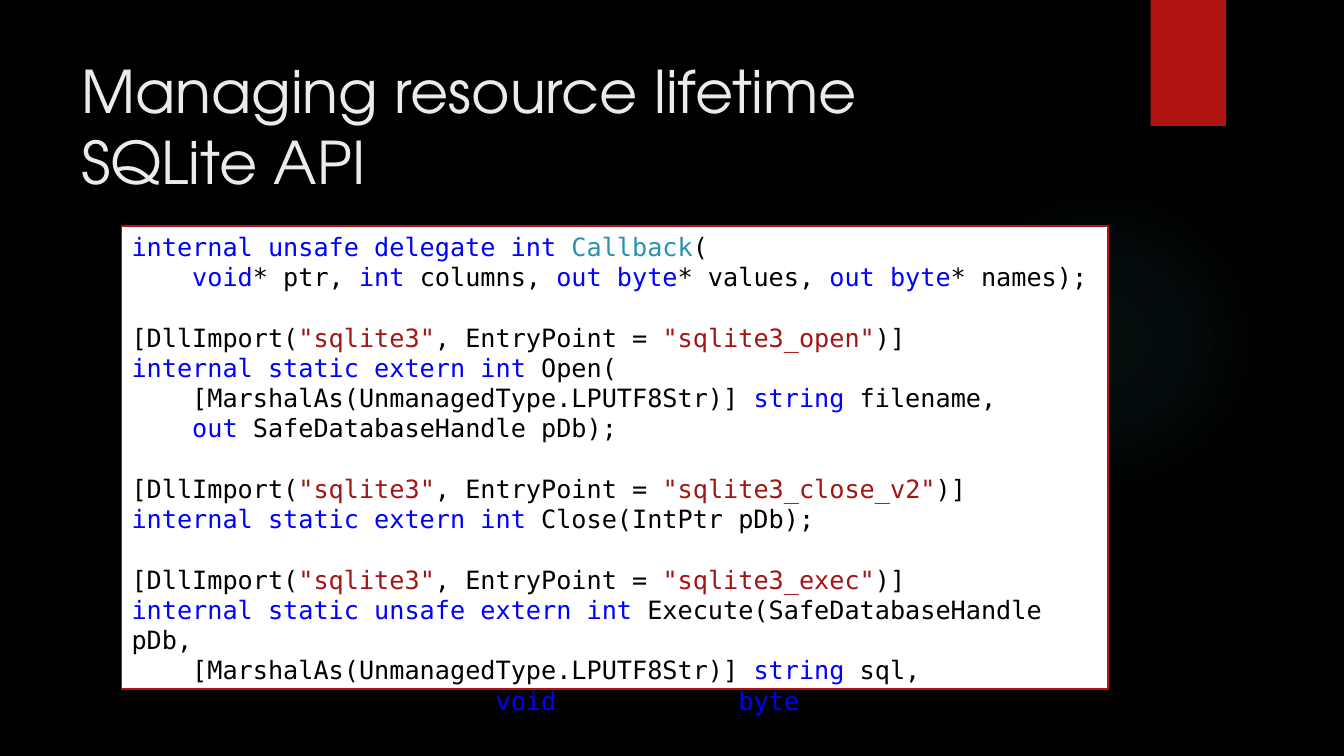
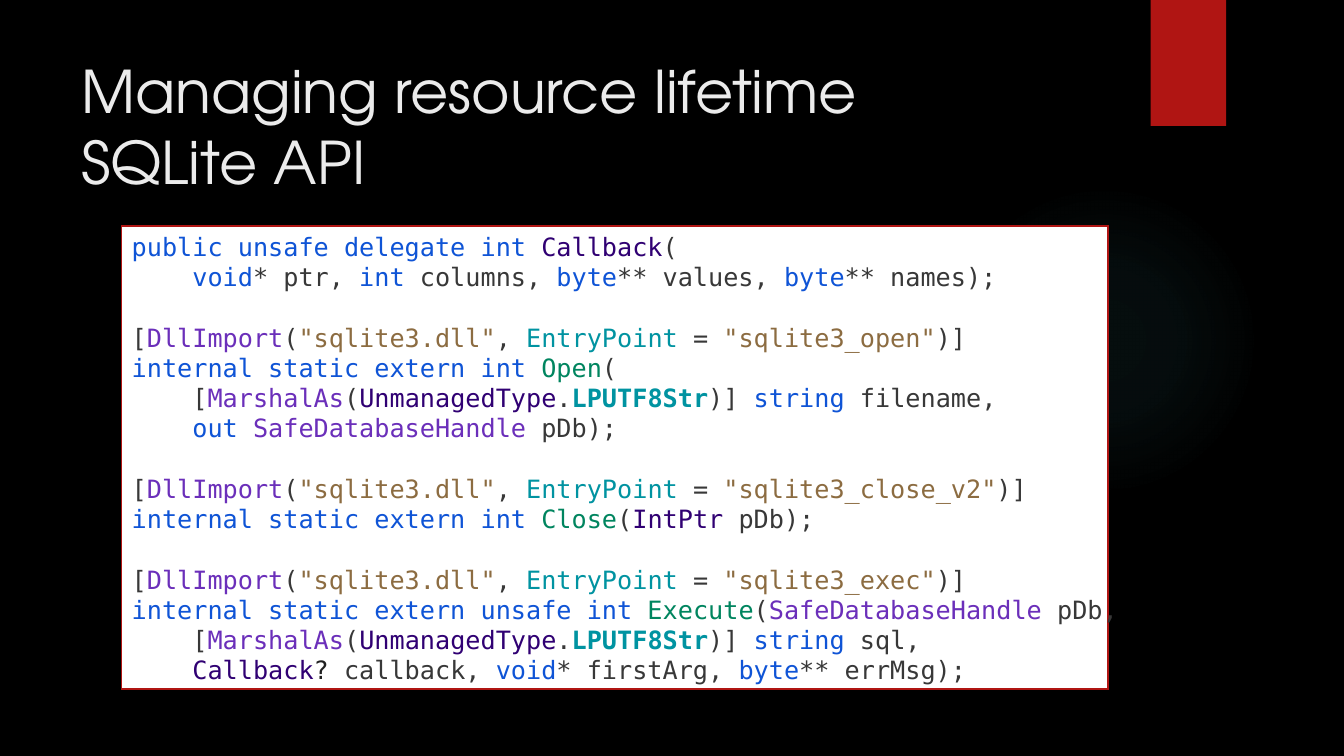
Before and after one commit to dennisdietrich/UnsafeCSharp, a slide deck: slide 33 of doc/Introduction to unsafe C#.pptx (slide 23 before the commit). Drawn at 1344x756 pixels with LibreOffice and Linux fonts; fonts in the diff are those of the drawing; background and template pictures are left out. Boxes give left, top, right and bottom in pixels: in the first picture for what was removed or moved away, otherwise in the second. Text is boxed around its words. In the diff, an @@ line names an element or a change of style, - is before the commit and + after.

Commit message:
Rev2 (#7)
New slides about packing size, calling conventions, and callbacks

```diff
--- a/doc/Introduction to unsafe C#.pptx
+++ b/doc/Introduction to unsafe C#.pptx
@@ text in rectangle at box(132, 236, 996, 383): text changed; text colour #0000FF to #0F54D6 @@
-internal unsafe delegate int Callback(
-void* ptr, int columns, out byte* values, out byte* names);
-[DllImport("sqlite3", EntryPoint = "sqlite3_open")]
-internal static extern int Open(
+public unsafe delegate int Callback(
+void* ptr, int columns, byte** values, byte** names);
+[DllImport("sqlite3.dll", EntryPoint = "sqlite3_open")]
+internal static extern int Open(
@@ text in rectangle at box(192, 387, 997, 685): text colour #000000 to #383838 in "[MarshalAs(UnmanagedType.LPUTF8Str)] filename,", "[MarshalAs(UnmanagedType.LPUTF8Str)] sql,", "callback, void* firstArg, byte** errMsg);"; text colour #000000 to #6B2FBA, text colour #000000 to #0093A1, bold on in "[MarshalAs(UnmanagedType.LPUTF8Str)]", "[MarshalAs(UnmanagedType.LPUTF8Str)]"; text colour #000000 to #300073 in "[MarshalAs(UnmanagedType.LPUTF8Str)]", "[MarshalAs(UnmanagedType.LPUTF8Str)]", "Callback?"; text colour #0000FF to #0F54D6 in "string", "string", "void* byte**"; text colour #000000 to #202020 in "Callback?" @@
@@ text in rectangle at box(132, 417, 1118, 625): text changed; text colour #000000 to #8C6C41 @@
-out SafeDatabaseHandle pDb);
-[DllImport("sqlite3", EntryPoint = "sqlite3_close_v2")]
-internal static extern int Close(IntPtr pDb);
-[DllImport("sqlite3", EntryPoint = "sqlite3_exec")]
-internal static unsafe extern int Execute(SafeDatabaseHandle pDb,
+out SafeDatabaseHandle pDb);
+[DllImport("sqlite3.dll", EntryPoint = "sqlite3_close_v2")]
+internal static extern int Close(IntPtr pDb);
+[DllImport("sqlite3.dll", EntryPoint = "sqlite3_exec")]
+internal static extern unsafe int Execute(SafeDatabaseHandle pDb,
```
Also in this commit, not shown: 25 other slides changed, 23 slides added, 1 slide removed, 20 other files.
